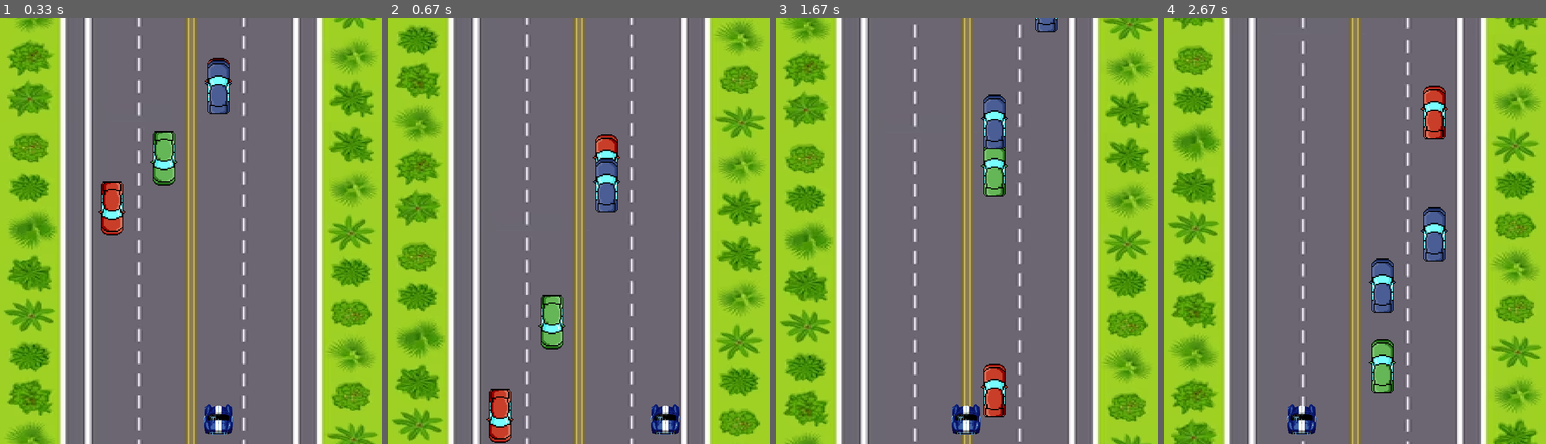
Above: before the commit, frames 1-4 (left to right).
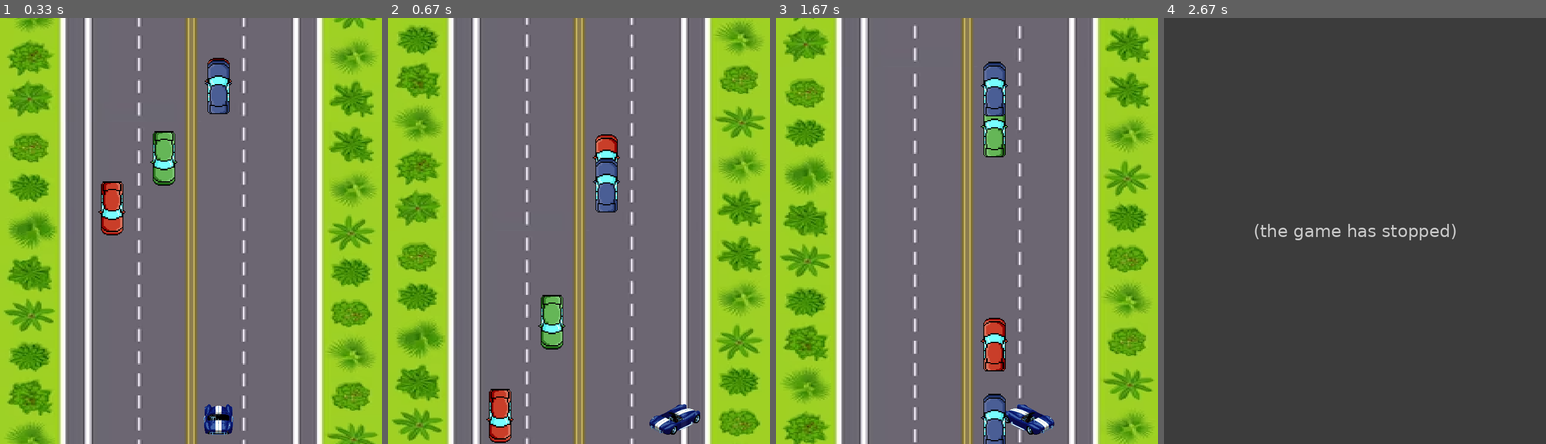
Above: after the commit, the same moments.

Repository: Bruno-Franzo/Pygame.carrinho
Game: pygame game, started from OJOGO.py
Same seed, same stepped clock (60 frames per second), same inputs: the game is played once before the commit and once after it.
Inputs:
- Up to frame 1 (0.33 s): no input
- Up to frame 2 (0.67 s): hold Right from 0.33 s (still down)
- Up to frame 3 (1.67 s): release Right at 0.8 s; hold Right 0.83-1.3 s; hold Left from 1.33 s (still down)
- Up to frame 4 (2.67 s): release Left at 1.87 s

Frame 1 is identical in both runs. In frame 2, 0.6% of the frame differs, in the area x 68-82%, y 90-98%; in frame 3, 22%; in frame 4, 100%, in the area x 0-100%, y 0-100%.
After the commit the program exited at 2.45 s; later frames show no game.

Commit message:
melhorando formatacao

Diff:
--- a/OJOGO.py
+++ b/OJOGO.py
@@ -2,6 +2,7 @@
 #Importações
 import pygame
 import random
+import time
 
 
 pygame.init()
@@ -34,18 +35,19 @@
 invrt_vermelho= pygame.transform.scale(invrt_vermelho,(50,100))
 invrt_verde= pygame.image.load('assets/img/invertido.verde.png')
 invrt_verde= pygame.transform.scale(invrt_verde,(50,100))
-azul= [ini_azul,invrt_azul]
-vermelho= [ini_vermelho,invrt_vermelho]
-verde= [ini_verde, invrt_verde]
+
 
 #iniciando estrutura de dados
 #Definindo classes
 class Jogador(pygame.sprite.Sprite):
-    def __init__(self, img):
+    def __init__(self, img, esq, dire):
         # Classe mae(sprite)
         pygame.sprite.Sprite.__init__(self)
-
+        self.direita= dire
+        self.esquerda = esq
+        self.original= img
         self.image= img
+        self.mask = pygame.mask.from_surface(self.image)
         self.rect= self.image.get_rect()
         self.rect.centerx =( WIDTH / 3.5)+100*2
         self.rect.bottom= HEIGHT - 10
@@ -54,6 +56,12 @@
     def update(self):
         #atualiza posicao do jogador
         self.rect.x += self.speedx
+        if R == 1:
+            self.image= self.esquerda
+        if R == 2:
+            self.image = self.direita
+        if R == 3:
+            self.image= self.original
 
         # Mantem dentro da tela
         if self.rect.right > WIDTH - 160:
@@ -76,6 +84,7 @@
             self.rect.x = inicio
             self.speedx = 0
             self.speedy = random.randint(14, 20)
+            self.mask = pygame.mask.from_surface(self.image)
         else:
             self.image= self.afavor
             self.rect = self.image.get_rect()
@@ -83,6 +92,7 @@
             self.rect.x = inicio
             self.speedx = 0
             self.speedy = random.randint(5, 9)
+            self.mask = pygame.mask.from_surface(self.image)
 
 
     def update(self):
@@ -142,7 +152,7 @@
 all_sprites.add(background)
 all_sprites.add(background2)
 # Criando o jogador
-player= Jogador(jogador_img)
+player= Jogador(jogador_img,jogador_esquerda_img,jogador_direita_img)
 all_sprites.add(player)
 
 #criando inimigos
@@ -158,6 +168,7 @@
 game = True
 while game:
     clock.tick(Fps)
+    R=0
     #    olha os eventos
     for event in pygame.event.get():
         #olha as consequencias
@@ -167,11 +178,14 @@
         if event.type == pygame.KEYDOWN:
             # Altera a velocidade
             if event.key == pygame.K_LEFT:
+                R=1
                 player.speedx -= 8
             if event.key == pygame.K_RIGHT:
+                R=2
                 player.speedx += 8
         #verifica se soltou teclas
         if event.type == pygame.KEYUP:
+            R = 3
             #altera a velocidade
             if event.key == pygame.K_LEFT:
                 player.speedx += 8
@@ -192,5 +206,21 @@
     #atualiza o estado do jogo
     pygame.display.update()
 
+    #Verifica colisao entre jogador e inimigo
+    hits= pygame.sprite.spritecollide(player, all_ini, True, pygame.sprite.collide_mask)
+    if len(hits) > 0 :
+        #toca o som
+        #som pra por depois
+        time.sleep(1)
+        game= False
+
+    #Verifica colisao entre inimigos
+
+
+
+
+
+
+
 #Finalizacao
 pygame.quit()
